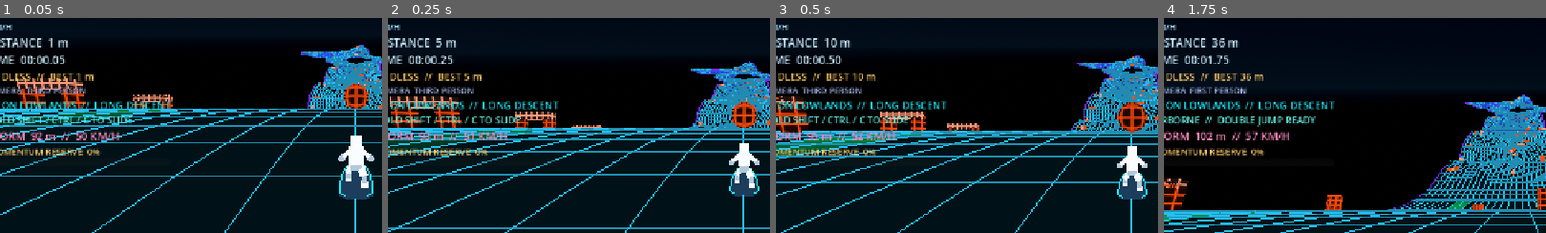
Above: before the commit, frames 1-4 (left to right).
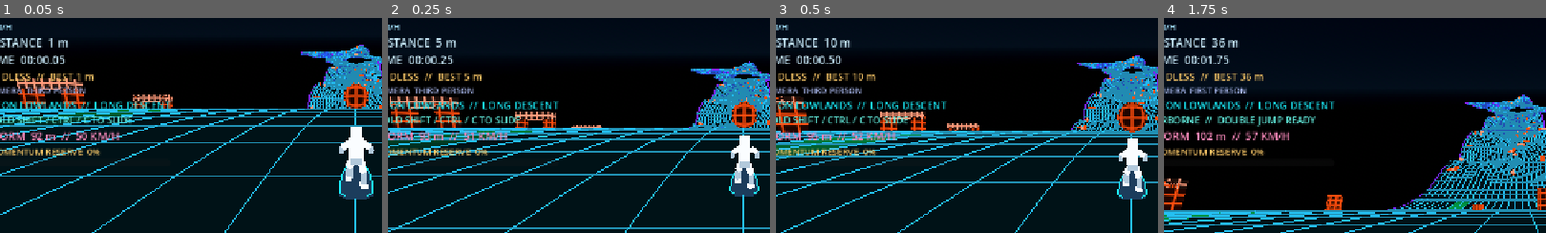
Above: after the commit, the same moments.

Repository: Unborne-Fetus/Cracked
Game: Godot game, scene res://scenes/main.tscn
The game is run twice, just before and just after one commit, with the same random seed, the same clock (stepped at 60 frames per second) and the same inputs.
Inputs (mouse positions are % of the whole screen's width and height, from its top left):
- Up to frame 1 (0.05 s): no input
- Up to frame 2 (0.25 s): no input
- Up to frame 3 (0.5 s): no input
- Up to frame 4 (1.75 s): click "CENTER" at 0.5 s; tap Enter at 1.25 s; move the mouse to (72, 45) at 1.27 s; hold Right from 1.28 s (still down); tap Tab at 1.35 s; click (72, 45) at 1.42 s; tap Space at 1.52 s
The pictures show only the part of the screen within x 3-53%, y 18-68%; the shares and areas given below are measured in that part.

The runs differ from the first frame. In frame 1, 0.9% of the frame differs, in the area x 88-98%, y 50-80%; in frame 2, 0.7%; in frame 3, 0.7%; in frame 4, nothing differs.

Commit message:
Taller articulated rider with kickflip footwork, landing, carving and impact animations

Diff:
--- a/scripts/game.gd
+++ b/scripts/game.gd
@@ -1273,6 +1273,11 @@
 	runner.height = float(state["height"])
 	runner.air_time = float(state["air_time"])
 	runner.kickflip_progress = float(state.get("kickflip", 1.0))
+	runner.rider_crouch = float(state.get("rider_crouch", 0.85 if runner.is_sliding else 0.0))
+	runner.rider_phase = float(state.get("rider_phase", 0.0))
+	runner.rider_steer = float(state.get("rider_steer", 0.0))
+	runner.rider_landing = float(state.get("rider_landing", 0.0))
+	runner.rider_impact = float(state.get("rider_impact", 0.0))
 	runner.momentum_reserve = float(state["reserve"])
 	runner.double_jump_available = bool(state["double_jump"])
 	runner.landing_blend = 0.0
--- a/scripts/replay.gd
+++ b/scripts/replay.gd
@@ -40,7 +40,7 @@
 	var shift: Vector3 = course.get("origin_shift")
 	var pose := runner.transform
 	pose.origin += shift
-	var frame := {"t": t, "pose": pose, "shift": shift, "s": ru …(296 unchanged characters)… ip": runner.get("kickflip_progress"), "reserve": runner.get("momentum_reserve"), …(188 unchanged characters)…
+	var frame := {"t": t, "pose": pose, "shift": shift, "s": ru …(296 unchanged characters)… ip": runner.get("kickflip_progress"), "rider_crouch": runner.get("rider_crouch"), "rider_phase": runner.get("rider_phase"), "rider_steer": runner.get("rider_steer"), "rider_landing": runner.get("rider_landing"), "rider_impact": runner.get("rider_impact"), "reserve": runner.get("momentum_reserve"), …(188 unchanged characters)…
 	if not frames.is_empty() and t <= float(frames[-1]["t"]):
 		frames[-1] = frame
 	else:
@@ -82,6 +82,8 @@
 	result["pose"] = pose_a.interpolate_with(pose_b, blend)
 	for key in ["s", "lane", "speed", "height", "air_time", "reserve", "storm_s", "storm_speed", "storm_time"]:
 		result[key] = lerpf(float(a[key]), float(b[key]), blend)
+	for key in ["rider_crouch", "rider_phase", "rider_steer", "rider_landing", "rider_impact"]:
+		result[key] = lerpf(float(a.get(key, 0.0)), float(b.get(key, 0.0)), blend)
 	var flip_a := float(a.get("kickflip", 1.0))
 	var flip_b := float(b.get("kickflip", 1.0))
 	if flip_b >= flip_a:
--- a/scripts/rider_model.gd
+++ b/scripts/rider_model.gd
@@ -13,6 +13,9 @@
 var shadow: StandardMaterial3D
 var deck_mat: StandardMaterial3D
 var edge_mat: StandardMaterial3D
+# Visual dimensions only. The gameplay collision envelope is unchanged.
+const LEG_LENGTH := 0.55
+const ARM_LENGTH := 0.34
 
 func _mat(color: Color) -> StandardMaterial3D:
 	var material := StandardMaterial3D.new()
@@ -77,8 +80,8 @@
 	board.add_child(outline)
 	# Solid rectangular segmented limbs, not a flat sprite. Side and
 	# rear views show the same model and actual depth.
-	torso = _block(self, Vector3(0.56, 0.62, 0.34), white)
-	head = _block(self, Vector3(0.45, 0.46, 0.43), white)
+	torso = _block(self, Vector3(0.56, 0.73, 0.34), white)
+	head = _block(self, Vector3(0.45, 0.49, 0.43), white)
 	hips = _block(self, Vector3(0.48, 0.24, 0.34), shadow)
 	for i in range(2):
 		upper_arms.append(_block(self, Vector3(0.18, 1.0, 0.20), white))
@@ -99,31 +102,83 @@
 	part.transform = Transform3D(rotation_basis.scaled(Vector3.ONE), (a+b)*0.5)
 	part.scale = Vector3(1.0, length, 1.0)
 
-func pose(crouch: float, steer: float, airborne: bool, flip: float) -> void:
-	var lean := clampf(steer, -1.0, 1.0) * 0.12
-	var hip := Vector3(lean, lerpf(0.91, 0.57, crouch), lerpf(0.0, 0.24, crouch))
-	var chest := hip + Vector3(lean * 0.45, lerpf(0.45, 0.32, crouch), -0.27*crouch)
-	var shoulder := chest + Vector3(0, 0.19, -0.06*crouch)
+func _joint(a: Vector3, b: Vector3, bend: Vector3, segment_length: float) -> Vector3:
+	# Two-bone IK with constant limb lengths for reachable targets.
+	var delta := b - a
+	var reach := delta.length()
+	if reach < 0.0001:
+		return a + bend.normalized() * segment_length
+	var axis := delta / reach
+	var perpendicular := bend - axis * bend.dot(axis)
+	if perpendicular.length_squared() < 0.0001:
+		perpendicular = axis.cross(Vector3.RIGHT)
+	return (a + b) * 0.5 + perpendicular.normalized() * sqrt(maxf(0.0, segment_length * segment_length - reach * reach * 0.25))
+
+func _pulse(value: float, start: float, peak: float, end: float) -> float:
+	return smoothstep(start, peak, value) * (1.0 - smoothstep(peak, end, value))
+
+func pose(crouch: float, steer: float, airborne: bool, flip: float, phase: float = 0.0, landing: float = 0.0, impact: float = 0.0, dive: bool = false) -> void:
+	# All phases are derived from recorded simulation time; camera orbit
+	# and render rate never alter the animation or the player's physics.
+	var flipping := airborne and flip < 1.0
+	var tuck := sin(PI * clampf(flip, 0.0, 1.0)) if flipping else 0.0
+	var flick := _pulse(flip, 0.03, 0.24, 0.50) if flipping else 0.0
+	var catch_pose := _pulse(flip, 0.64, 0.83, 1.0) if flipping else 0.0
+	var compression := clampf(landing, 0.0, 1.0)
+	var recoil := clampf(impact, 0.0, 1.0)
+	var bend := clampf(crouch + compression * 0.45 + recoil * 0.18, 0.0, 1.0)
+	var lean := clampf(steer, -1.0, 1.0) * 0.19
+	var balance := sin(phase * 4.2) * 0.035 * (1.0 - bend) if not airborne else 0.0
+	# Taller neutral stance (about 2.2m including the deck). Longer legs
+	# stay visibly bent during the low speed tuck rather than scaling down.
+	var hip := Vector3(lean + balance, lerpf(1.17, 0.76, bend) + tuck * 0.10, lerpf(0.02, 0.23, bend) + recoil * 0.08)
+	var chest := hip + Vector3(lean * 0.38, lerpf(0.51, 0.39, bend), -0.31 * bend - (0.15 if dive else 0.0))
+	var shoulder := chest + Vector3(0, 0.22, -0.05 * bend)
 	torso.position = chest
-	torso.rotation.x = -0.46*crouch
-	torso.rotation.z = -lean
+	torso.rotation.x = -0.52 * bend - (0.23 if dive else 0.0) + recoil * 0.23
+	torso.rotation.z = -lean * 1.25
+	torso.rotation.y = -steer * 0.12
 	hips.position = hip
-	head.position = shoulder + Vector3(0, 0.30, -0.13*crouch)
-	head.rotation.x = -0.15*crouch
-	head.rotation.z = -lean*0.4
-	var flipping := airborne and flip < 1.0
-	board.position.y = 0.13 - (sin(PI*flip)*0.26 if flipping else 0.0)
-	board.rotation.z = TAU*smoothstep(0.0,1.0,flip) if flipping else 0.0
+	hips.rotation.z = -lean * 0.5
+	head.position = shoulder + Vector3(0, 0.32, -0.11 * bend)
+	head.rotation.x = -0.12 * bend + recoil * 0.10
+	head.rotation.z = -lean * 0.40
+	head.rotation.y = -steer * 0.09
+	# The board leaves the feet, rotates around its longitudinal axis,
+	# then returns to level at the catch. No bank is added to the root.
+	board.position.y = 0.13 - tuck * 0.24
+	board.rotation.z = TAU * smoothstep(0.0, 1.0, flip) if flipping else 0.0
+	board.rotation.x = (-0.18 * _pulse(flip, 0.0, 0.16, 0.40) + 0.10 * catch_pose) if flipping else 0.0
 	for i in range(2):
 		var sign_value := -1.0 if i == 0 else 1.0
-		var foot := Vector3(sign_value*0.33, 0.23 + (0.10 if flipping else 0.0), sign_value*0.24)
-		var knee := Vector3(sign_value*0.32+lean*0.5, lerpf(0.56,0.40,crouch), foot.z-0.24*crouch)
-		var hip_joint := hip + Vector3(sign_value*0.15,0,0)
+		# Front (left) foot flicks diagonally over the nose. The back
+		# foot lifts clear, both knees tuck, then feet return to the deck.
+		var front := i == 0
+		var foot := Vector3(sign_value * 0.30, 0.205, -0.34 if front else 0.34)
+		if airborne:
+			foot.y += 0.34 * tuck + (0.07 if not flipping else 0.0)
+			if front:
+				foot.x -= 0.34 * flick
+				foot.z -= 0.37 * flick
+				foot.y += 0.12 * flick
+			else:
+				foot.z += 0.13 * tuck
+				foot.y += 0.09 * tuck
+			foot.y -= 0.07 * catch_pose
+		var hip_joint := hip + Vector3(sign_value * 0.16, 0, 0)
+		var knee := _joint(hip_joint, foot, Vector3(sign_value * 0.30, 0.0, -1.0), LEG_LENGTH)
 		_segment(thighs[i], hip_joint, knee)
 		_segment(shins[i], knee, foot)
 		boots[i].position = foot
-		var arm_start := shoulder+Vector3(sign_value*0.27,0,0)
-		var elbow := arm_start+Vector3(sign_value*lerpf(0.23,0.35,crouch),-0.26,-0.04)
-		var hand := elbow+Vector3(sign_value*0.14,-0.15,-0.10-0.10*crouch)
-		_segment(upper_arms[i],arm_start,elbow)
-		_segment(lower_arms[i],elbow,hand)
+		boots[i].rotation.x = -0.38 * flick if front else 0.20 * tuck
+		boots[i].rotation.z = -0.38 * flick if front else 0.0
+		boots[i].rotation.y = sign_value * 0.13
+		# Independent balancing arms: outward for carving, raised during
+		# a trick, forward during a dive, briefly splayed on impact.
+		var arm_start := shoulder + Vector3(sign_value * 0.27, 0, 0)
+		var spread := 0.32 + absf(steer) * 0.14 + tuck * 0.20 + recoil * 0.14
+		var arm_y := -0.43 + 0.27 * tuck + 0.18 * recoil
+		var hand := arm_start + Vector3(sign_value * spread, arm_y + sign_value * steer * 0.12, -0.16 - 0.29 * bend - (0.12 if dive else 0.0) + sign_value * balance)
+		var elbow := _joint(arm_start, hand, Vector3(sign_value * 0.7, 0, 0.65), ARM_LENGTH)
+		_segment(upper_arms[i], arm_start, elbow)
+		_segment(lower_arms[i], elbow, hand)
--- a/scripts/runner.gd
+++ b/scripts/runner.gd
@@ -75,6 +75,10 @@
 var kickflip_progress := 1.0
 const KICKFLIP_TIME := 0.42
 var rider_crouch := 0.0
+var rider_phase := 0.0
+var rider_steer := 0.0
+var rider_landing := 0.0
+var rider_impact := 0.0
 var key_bindings: Dictionary = {}
 var pad_bindings: Dictionary = {}
 var momentum_reserve := 0.0
@@ -100,11 +104,17 @@
 		return
 	# Legacy collision scale stays independent of the articulated model.
 	rider_model.scale.y = 1.0 / maxf(0.05, avatar.scale.y)
-	var target := 0.85 if is_sliding else (0.72 if not grounded else 0.0)
+	rider_model.call("pose", rider_crouch, rider_steer, not grounded, kickflip_progress, rider_phase, rider_landing, rider_impact, diving)
+
+func _update_rider_animation(delta: float) -> void:
+	rider_phase = fposmod(rider_phase + delta * (0.75 + clampf(speed / 100.0, 0.0, 1.5)), TAU * 50.0)
+	var target := 0.88 if is_sliding else (0.60 if not grounded else 0.12 * smoothstep(30.0, 120.0, speed))
 	if diving:
 		target = 1.0
-	rider_crouch = lerpf(rider_crouch, target, 0.22)
-	rider_model.call("pose", rider_crouch, clampf(lateral_speed/25.0,-1.0,1.0), not grounded, kickflip_progress)
+	rider_crouch = lerpf(rider_crouch, target, 1.0 - exp(-delta * 13.0))
+	rider_steer = lerpf(rider_steer, clampf(lateral_speed / 25.0, -1.0, 1.0), 1.0 - exp(-delta * 10.0))
+	rider_landing = move_toward(rider_landing, 0.0, delta * 3.4)
+	rider_impact = move_toward(rider_impact, 0.0, delta * 3.8)
 
 func reset_run(course: Node3D) -> void:
 	distance = 8.0
@@ -148,6 +158,10 @@
 	avatar.position = Vector3.ZERO
 	kickflip_progress = 1.0
 	rider_crouch = 0.0
+	rider_phase = 0.0
+	rider_steer = 0.0
+	rider_landing = 0.0
+	rider_impact = 0.0
 	rider_model.scale = Vector3.ONE
 	rider_model.call("pose", 0.0, 0.0, false, 1.0)
 	sync_pose(course)
@@ -334,6 +348,7 @@
 	return minf(MAX_JUMP_IMPULSE, JUMP_IMPULSE + JUMP_SPEED_GAIN * sqrt(maxf(0.0, current - START_SPEED)))
 
 func apply_obstacle_hit() -> void:
+	rider_impact = 1.0
 	speed *= OBSTACLE_RETAIN
 	if not grounded:
 		air_velocity *= OBSTACLE_RETAIN
@@ -368,6 +383,7 @@
 	avatar.position = Vector3.ZERO
 
 func _finish_landing(course: Node3D) -> void:
+	rider_landing = 1.0
 	kickflip_progress = 1.0
 	var frame: Transform3D = course.call("surface_frame", distance, lane, surface_side)
 	landing_from_basis = air_basis
@@ -721,3 +737,4 @@
 	else:
 		diving = false
 	avatar.scale.y = lerpf(avatar.scale.y, 0.55 if is_sliding else 1.0, minf(delta * 12.0, 1.0))
+	_update_rider_animation(delta)
--- a/tests/gameplay_rules.gd
+++ b/tests/gameplay_rules.gd
@@ -26,6 +26,27 @@
 		_fail("Block rider or curved board geometry is missing.")
 		return
 	var sprite_camera: Camera3D = game.get("view_camera")
+	var model_head: MeshInstance3D = model.get("head")
+	var model_boots: Array = model.get("boots")
+	var neutral_head := model_head.position.y
+	var neutral_foot: Vector3 = model_boots[0].position
+	if neutral_head < 2.0:
+		_fail("Taller rider stance is missing.")
+		return
+	model.call("pose", 0.6, 0.0, true, 0.24)
+	var flick_foot: Vector3 = model_boots[0].position
+	if flick_foot.y < neutral_foot.y + 0.15 or flick_foot.z > neutral_foot.z - 0.20:
+		_fail("Kickflip is missing the leg tuck and front foot flick.")
+		return
+	model.call("pose", 0.6, 0.0, true, 0.98)
+	var catch_foot: Vector3 = model_boots[0].position
+	if catch_foot.distance_to(neutral_foot) > 0.15:
+		_fail("Kickflip catch does not bring the foot back to the board.")
+		return
+	model.call("pose", 0.0, 0.0, false, 1.0, 0.0, 1.0)
+	if model_head.position.y >= neutral_head - 0.12:
+		_fail("Landing animation does not compress the knees.")
+		return
 	runner.set("grounded", false)
 	runner.set("kickflip_progress", 0.5)
 	runner.call("update_rider_sprite", sprite_camera)
